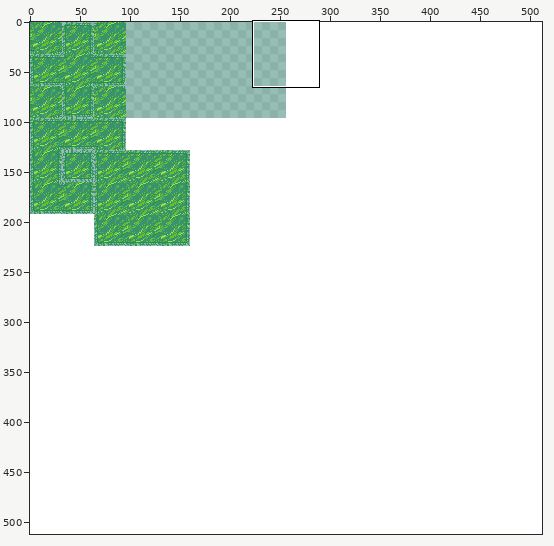
File history of a sprite sheet, Assets/Grass_Tileset/custom 2/Sheet.png. Above, an overview of the earlier version with the close-up marked.
Close-up. As it was:
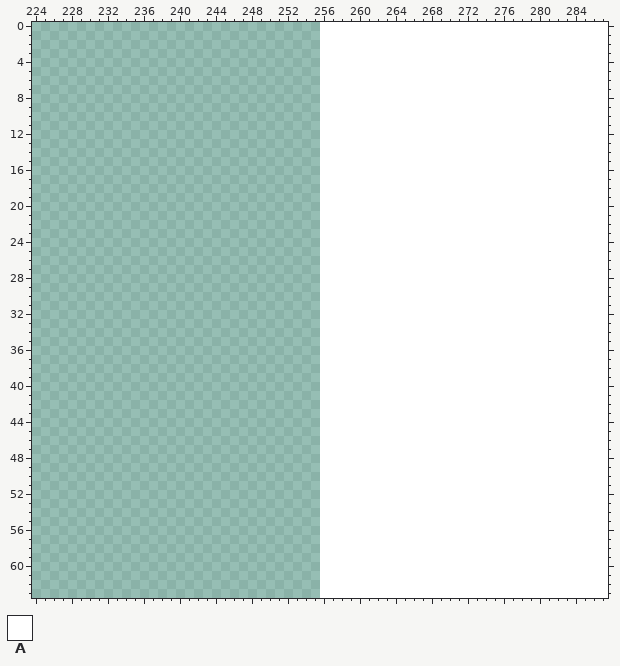
The file is 512x512 pixels. Shown: x 224..287, y 0..63. The commit also changed other parts of the picture, which this record leaves out.
Palette (. is transparent): A #ffffff
Pixels before (only the part around the change), first column x 224:
 0 ................................AAAAAAAAAAAAAAAAAAAAAAAAAAAAAAAA
 1 ................................AAAAAAAAAAAAAAAAAAAAAAAAAAAAAAAA
 2 ................................AAAAAAAAAAAAAAAAAAAAAAAAAAAAAAAA
 3 ................................AAAAAAAAAAAAAAAAAAAAAAAAAAAAAAAA
 4 ................................AAAAAAAAAAAAAAAAAAAAAAAAAAAAAAAA
 5 ................................AAAAAAAAAAAAAAAAAAAAAAAAAAAAAAAA
 6 ................................AAAAAAAAAAAAAAAAAAAAAAAAAAAAAAAA
 7 ................................AAAAAAAAAAAAAAAAAAAAAAAAAAAAAAAA
 8 ................................AAAAAAAAAAAAAAAAAAAAAAAAAAAAAAAA
 9 ................................AAAAAAAAAAAAAAAAAAAAAAAAAAAAAAAA
10 ................................AAAAAAAAAAAAAAAAAAAAAAAAAAAAAAAA
11 ................................AAAAAAAAAAAAAAAAAAAAAAAAAAAAAAAA
12 ................................AAAAAAAAAAAAAAAAAAAAAAAAAAAAAAAA
13 ................................AAAAAAAAAAAAAAAAAAAAAAAAAAAAAAAA
14 ................................AAAAAAAAAAAAAAAAAAAAAAAAAAAAAAAA
15 ................................AAAAAAAAAAAAAAAAAAAAAAAAAAAAAAAA
16 ................................AAAAAAAAAAAAAAAAAAAAAAAAAAAAAAAA
17 ................................AAAAAAAAAAAAAAAAAAAAAAAAAAAAAAAA
18 ................................AAAAAAAAAAAAAAAAAAAAAAAAAAAAAAAA
19 ................................AAAAAAAAAAAAAAAAAAAAAAAAAAAAAAAA
20 ................................AAAAAAAAAAAAAAAAAAAAAAAAAAAAAAAA
21 ................................AAAAAAAAAAAAAAAAAAAAAAAAAAAAAAAA
22 ................................AAAAAAAAAAAAAAAAAAAAAAAAAAAAAAAA
23 ................................AAAAAAAAAAAAAAAAAAAAAAAAAAAAAAAA
24 ................................AAAAAAAAAAAAAAAAAAAAAAAAAAAAAAAA
25 ................................AAAAAAAAAAAAAAAAAAAAAAAAAAAAAAAA
26 ................................AAAAAAAAAAAAAAAAAAAAAAAAAAAAAAAA
27 ................................AAAAAAAAAAAAAAAAAAAAAAAAAAAAAAAA
28 ................................AAAAAAAAAAAAAAAAAAAAAAAAAAAAAAAA
29 ................................AAAAAAAAAAAAAAAAAAAAAAAAAAAAAAAA
30 ................................AAAAAAAAAAAAAAAAAAAAAAAAAAAAAAAA
31 ................................AAAAAAAAAAAAAAAAAAAAAAAAAAAAAAAA
32 ................................AAAAAAAAAAAAAAAAAAAAAAAAAAAAAAAA
33 ................................AAAAAAAAAAAAAAAAAAAAAAAAAAAAAAAA
34 ................................AAAAAAAAAAAAAAAAAAAAAAAAAAAAAAAA
35 ................................AAAAAAAAAAAAAAAAAAAAAAAAAAAAAAAA
36 ................................AAAAAAAAAAAAAAAAAAAAAAAAAAAAAAAA
37 ................................AAAAAAAAAAAAAAAAAAAAAAAAAAAAAAAA
38 ................................AAAAAAAAAAAAAAAAAAAAAAAAAAAAAAAA
39 ................................AAAAAAAAAAAAAAAAAAAAAAAAAAAAAAAA
40 ................................AAAAAAAAAAAAAAAAAAAAAAAAAAAAAAAA
41 ................................AAAAAAAAAAAAAAAAAAAAAAAAAAAAAAAA
42 ................................AAAAAAAAAAAAAAAAAAAAAAAAAAAAAAAA
43 ................................AAAAAAAAAAAAAAAAAAAAAAAAAAAAAAAA
44 ................................AAAAAAAAAAAAAAAAAAAAAAAAAAAAAAAA
45 ................................AAAAAAAAAAAAAAAAAAAAAAAAAAAAAAAA
46 ................................AAAAAAAAAAAAAAAAAAAAAAAAAAAAAAAA
47 ................................AAAAAAAAAAAAAAAAAAAAAAAAAAAAAAAA
48 ................................AAAAAAAAAAAAAAAAAAAAAAAAAAAAAAAA
49 ................................AAAAAAAAAAAAAAAAAAAAAAAAAAAAAAAA
50 ................................AAAAAAAAAAAAAAAAAAAAAAAAAAAAAAAA
51 ................................AAAAAAAAAAAAAAAAAAAAAAAAAAAAAAAA
52 ................................AAAAAAAAAAAAAAAAAAAAAAAAAAAAAAAA
53 ................................AAAAAAAAAAAAAAAAAAAAAAAAAAAAAAAA
54 ................................AAAAAAAAAAAAAAAAAAAAAAAAAAAAAAAA
55 ................................AAAAAAAAAAAAAAAAAAAAAAAAAAAAAAAA
56 ................................AAAAAAAAAAAAAAAAAAAAAAAAAAAAAAAA
57 ................................AAAAAAAAAAAAAAAAAAAAAAAAAAAAAAAA
58 ................................AAAAAAAAAAAAAAAAAAAAAAAAAAAAAAAA
59 ................................AAAAAAAAAAAAAAAAAAAAAAAAAAAAAAAA
60 ................................AAAAAAAAAAAAAAAAAAAAAAAAAAAAAAAA
61 ................................AAAAAAAAAAAAAAAAAAAAAAAAAAAAAAAA
62 ................................AAAAAAAAAAAAAAAAAAAAAAAAAAAAAAAA
63 ................................AAAAAAAAAAAAAAAAAAAAAAAAAAAAAAAA
Once edited:
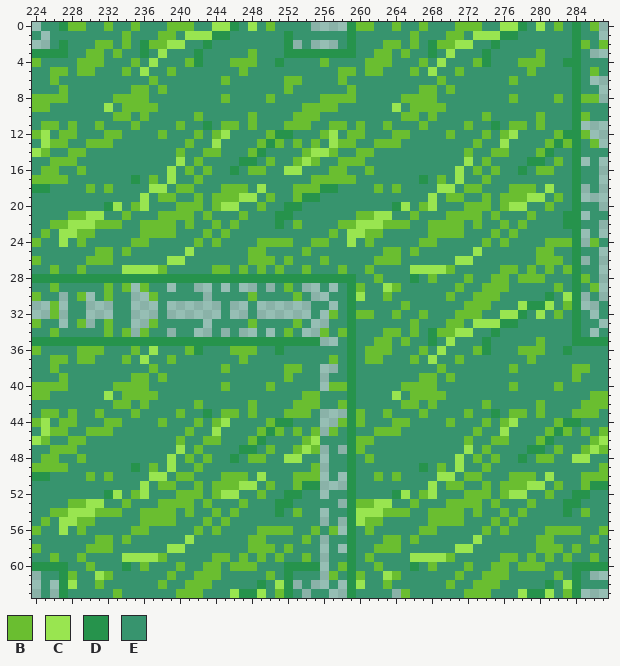
Colours new in this view: B #6abe30  C #99e550  D #26934c  E #37946e
Diff:
Changed rows in their new state; - is an unchanged pixel.
first column x 224:
 0 -EEDBBEEBEEBEEEBBBEECCDECEBEEEE-...DBBEEBEEBEEEBBBEECCDECEBEDEB.
 1 E-EEEEEEEEBEEEBBECCCDDEEEEEEDEEEEEEDEEEEEEBEEEBBECCCDDEEEEEEDEE.
 2 --EDEEEBBEBEDBBCCEEDEEEEEEEED-E-..EDEEEBBEBEDBBCCEEDEEEEEEEEDBEB
 3 DDDDEEBBEBEEDECEEEDEEEEEBEEEDDDDDDDDEEBBEBEEDECEEEDEEEEEBEEEDE..
 4 BEEEEBBBEEEBECEEEBDEEEBBBEEDEEEEBEEEEBBBEEEBECEEEBDEEEBBBEEDDEEE
 5 EEBBEBBEEEBECEEBEEEEEEEBEEEEEEEEEEBBEBBEEEBECEEBEEEEEEEBEEEEDEBE
 6 EEBEEEEEEEEEEBEEEEEEEBEEEEEEBBEEEEBEEEEEEEEEEBEEEEEEEBEEEEEEDE..
 7 EEEBEEEEEEEBBEBEEEEEEEEEEEEEBEEEEEEBEEEEEEEBBEBEEEEEEEEEEEEEDEE.
 8 BBBBEEEEEBBBBEEEEEEEEBEEEEBEEEEEBBBBEEEEEBBBBEEEEEEEEBEEEEBEDBB.
 9 BBEEEEEECEBBBBEEEEEEEEEEEEEEEEBBBBEEEEEECEBBBBEEEEEEEEEEEEEEDEEE
10 EEEEEEEEEBBEBEEEEEBEEEEEBEEEEBBBEEEEEEEEEBBEBEEEEEBEEEEEBEEEDBEE
11 EBBEBEEBEEEBEEEEBEEDEBBEBEEEBBBEEBBEBEEBEEEBEEEEBEEDEBBEBEEED...
12 BCEBBEEEBBEEEEBEEEBEBCEEEEBDDEEEBCEBBEEEBBEEEEBEEEBEBCEEEEBDDB..
13 ECBBEEBBBEEEEEEEEBEECEEEEBDBEBEBECBBEEBBBEEEEEEEEBEECEEEEBDBDEB.
14 CBEEBBEEEEEEEEEEBEEBBEEEBDEEEEBCCBEEBBEEEEEEEEEEBEEBBEEEBDEEDEEE
15 EEBBBEEEEEEEEEEECEBEEEEDDEBEEBCBEEBBBEEEEEEEEEEECEBEEEEDDEBED.E.
16 EBBEEBEEEEEEEEECEBEBEEDEBBEECCEEEBBEEBEEEEEEEEECEBEBEEDEBBEEDEE.
17 BBBBEEEEEEEDEBECEEBEEEEEEEEEEEEBBBBBEEEEEEEDEBECEEBEEEEEEEEEDEE.
18 DDEEEEBEBEEEECCEBBEEEBBBECEEEBBBDDEEEEBEBEEEECCEBBEEEBBBECEED.E.
19 EEEEEEEEEEEECEBBEEBEBBBCCEBEEBDDEEEEEEEEEEEECEBBEEBEBBBCCEBED...
20 EEEEEEEEDCEBCEEEBBBEBCCEEBEEDDEEEEEEEEEEDCEBCEEEBBBEBCCEEBEEDEE.
21 EEEEBBCCEEBEEEBBBBEBEEEBEEEDDEEEEEEEBBCCEEBEEEBBBBEBEEEBEEEDD.EE
22 EEBBCCCBBBEEBBBBEBEEBEBEEEEDEBEEEEBBCCCBBBEEBBBBEBEEBEBEEEEDDEE.
23 EBECCBBEEEEEBBBBEEEBEBEEEEEEEEEEEBECCBBEEEEEBBBBEEEBEBEEEEEED.E.
24 BEECEBEEEEEBBEEEEEBEBEEEEBBBBEEBBEECEBEEEEEBBEEEEEBEBEEEEBBBD.BE
25 EEEEEEEBBEBEEEEEECEEEEEEBBEEEEBEEEEEEEEBBEBEEEEEECEEEEEEBBEEDEE.
26 BEEEEEBBBEEEEEECCEEEEEEEBBBEBEEEBEEEEEBBBEEEEEECCEEEEEEEBBBED.E.
27 EEBEEBEEEECCCCBEEEEEBBEBEBEBEEBEEEBEEBEEEECCCCBEEEEEBBEBEBEBDEE.
28 DDDDDDDDDDDDDDDDDDDDDDDDDDDDDDDDDDDDEEBEEEDEBEEEBEEBBEBBBEEEDBE.
29 EEBEEEEEBEB-BEE-EE--E-E--E-EBE--E.EDBEECBEEEEEEBEEBBBEEEEEBEDEB.
30 BEE-EB-EBEE--BEEEEE-EEEEBEEEEBE-.EEDCEEBEEEEEEBEEBBBEEEEEDECD.E.
31 --B-EE---EE---E------E--E------EE.EDEEEEEBEEEEEEBBBEEECDDCEBD..E
32 --B-EE---EE---E------E--E------E.BEDBBEEBEEBEEEBBBEECCDECEBEDE.E
33 BEE-EB-EBEE--BEEEEE-EEEEBEEEEBE-.EEDEEEEEEBEEEBBECCCDDEEEEEEDEE.
34 EEBEEEEEBEB-BEE-EE--E-E--E-EBE--BEBDEEEBBEBEDBBCCEEDEEEEEEEEDE.E
35 DDDDDDDDDDDDDDDDDDDDDDDDDDDDDDDD..EDEEBBEBEEDECEEEDEEEEEBEEEDDDD
36 BEEEEBBBEEEBECEEEBDEEEBBBEEDEEEEEEEDEBBBEEEBECEEEBDEEEBBBEEDEEEE
37 EEBBEBBEEEBECEEBEEEEEEEBEEEEEEEEEBEDEBBEEEBECEEBEEEEEEEBEEEEEEEE
38 EEBEEEEEEEEEEBEEEEEEEBEEEEEEBBEE..EDEEEEEEEEEBEEEEEEEBEEEEEEBBEE
39 EEEBEEEEEEEBBEBEEEEEEEEEEEEEBEEE.EEDEEEEEEEBBEBEEEEEEEEEEEEEBEEE
40 BBBBEEEEEBBBBEEEEEEEEBEEEEBEEEEE.BBDEEEEEBBBBEEEEEEEEBEEEEBEEEEE
41 BBEEEEEECEBBBBEEEEEEEEEEEEEEEEBBEEEDEEEECEBBBBEEEEEEEEEEEEEEEEBB
42 EEEEEEEEEBBEBEEEEEBEEEEEBEEEEBBBEEBDEEEEEBBEBEEEEEBEEEEEBEEEEBBB
43 EBBEBEEBEEEBEEEEBEEDEBBEBEEEBBBE...DBEEBEEEBEEEEBEEDEBBEBEEEBBBE
44 BCEBBEEEBBEEEEBEEEBEBCEEEEBDDEEE..BDBEEEBBEEEEBEEEBEBCEEEEBDDEEE
45 ECBBEEBBBEEEEEEEEBEECEEEEBDBEBEB.BEDEEBBBEEEEEEEEBEECEEEEBDBEBEB
46 CBEEBBEEEEEEEEEEBEEBBEEEBDEEEEBCEEEDBBEEEEEEEEEEBEEBBEEEBDEEEEBC
47 EEBBBEEEEEEEEEEECEBEEEEDDEBEEBCB.E.DBEEEEEEEEEEECEBEEEEDDEBEEBCB
48 EBBEEBEEEEEEEEECEBEBEEDEBBEECCEE.EEDEBEEEEEEEEECEBEBEEDEBBEECCEE
49 BBBBEEEEEEEDEBECEEBEEEEEEEEEEEEB.EEDEEEEEEEDEBECEEBEEEEEEEEEEEEB
50 DDEEEEBEBEEEECCEBBEEEBBBECEEEBBB.E.DEEBEBEEEECCEBBEEEBBBECEEEBBB
51 EEEEEEEEEEEECEBBEEBEBBBCCEBEEBDD...DEEEEEEEECEBBEEBEBBBCCEBEEBDD
52 EEEEEEEEDCEBCEEEBBBEBCCEEBEEDDEE.EEDEEEEDCEBCEEEBBBEBCCEEBEEDDEE
53 EEEEBBCCEEBEEEBBBBEBEEEBEEEDDEEEEE.DBBCCEEBEEEBBBBEBEEEBEEEDDEEE
54 EEBBCCCBBBEEBBBBEBEEBEBEEEEDEBEE.EEDCCCBBBEEBBBBEBEEBEBEEEEDEBEE
55 EBECCBBEEEEEBBBBEEEBEBEEEEEEEEEE.E.DCBBEEEEEBBBBEEEBEBEEEEEEEEEE
56 BEECEBEEEEEBBEEEEEBEBEEEEBBBBEEBEB.DEBEEEEEBBEEEEEBEBEEEEBBBBEEB
57 EEEEEEEBBEBEEEEEECEEEEEEBBEEEEBE.EEDEEEBBEBEEEEEECEEEEEEBBEEEEBE
58 BEEEEEBBBEEEEEECCEEEEEEEBBBEBEEE.E.DEEBBBEEEEEECCEEEEEEEBBBEBEEE
59 EEBEEBEEEECCCCBEEEEEBBEBEBEBEEBE.EEDEBEEEECCCCBEEEEEBBEBEBEBEEBE
60 DDDDEEBEEEDEBEEEBEEBBEBBBEEEDDDD.EBDEEBEEEDEBEEEBEEBBEBBBEEEDDDD
61 -EEDBEECBEEEEEEBEEBBBEEEEEBEDEEE.BEDBEECBEEEEEEBEEBBBEEEEEBEDE..
62 -E-DCEEBEEEEEEBEEBBBEEEEEDECD-E-.E.DCEEBEEEEEEBEEBBBEEEEEDECDEEE
63 -E-DEEEEEBEEEEEEBBBEEECDDCEBDE-EE..DEEEE.BEEEEEEBBBEEECDDCEBD...
Boxes around the changes in both close-ups, in picture pixels (x1, y1, x2, y2):
changed: (32, 22, 608, 598)
